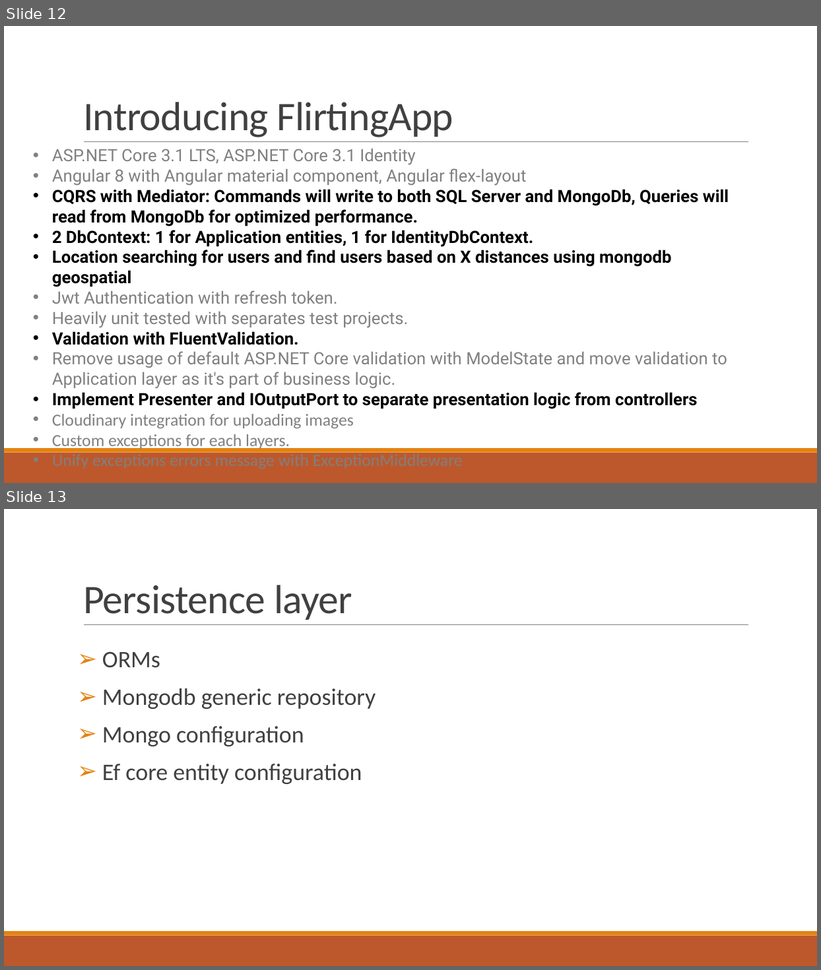
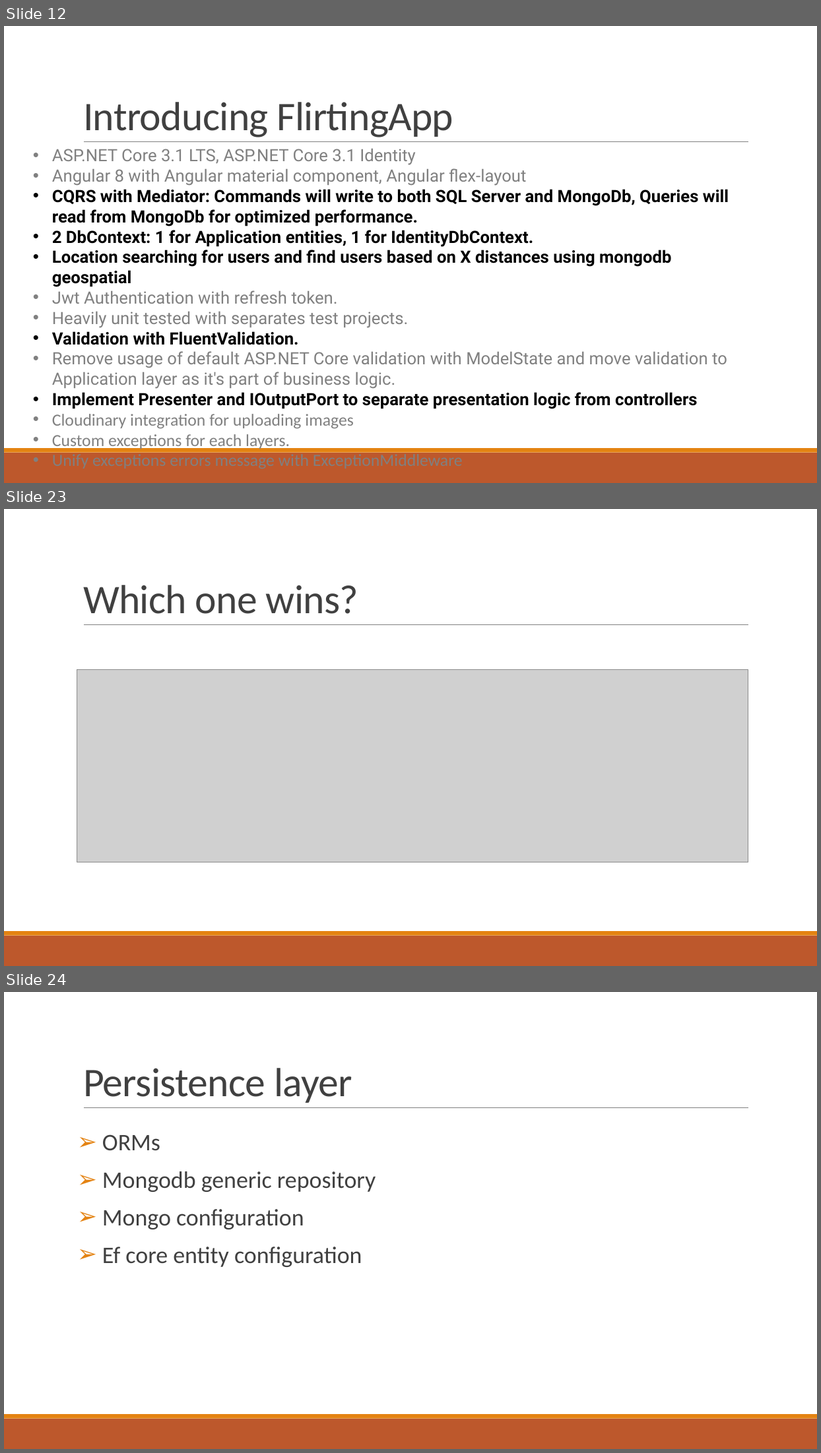
Before and after one commit to nguyentanphu/FlirtingApp, a slide deck: Introduction_to_clean_architecture.pptx. Shown one above the other, each under a label of ours: slides 12 and 13 before the commit, slides 12, 23 and 24 after it; the slides between them are not shown. The pictures are 821x970 and 821x1453 pixels, drawn with LibreOffice and Linux fonts; fonts in the diff are those of the drawing; grey boxes stand for pictures. Boxes give left, top, right and bottom in pixels: in the first picture for what was removed or moved away, otherwise in the second. Text is boxed around its words. In the diff, an @@ line names an element or a change of style, - is before the commit and + after.

```diff
--- a/Introduction_to_clean_architecture.pptx
+++ b/Introduction_to_clean_architecture.pptx
@@ slide 23 added at [4, 509, 817, 966], background #FFFFFF; not listed: 3 template elements that a slide beside it also shows @@
@@ title added at [83, 585, 358, 614], 48 pt, text #404040 @@
+Which one wins?
@@ picture added at [77, 670, 748, 863] @@
@@ what was slide 13 is now slide 24 @@
```
Also in this commit, not shown: 3 slides changed, 10 other slides added, 4 other files.
